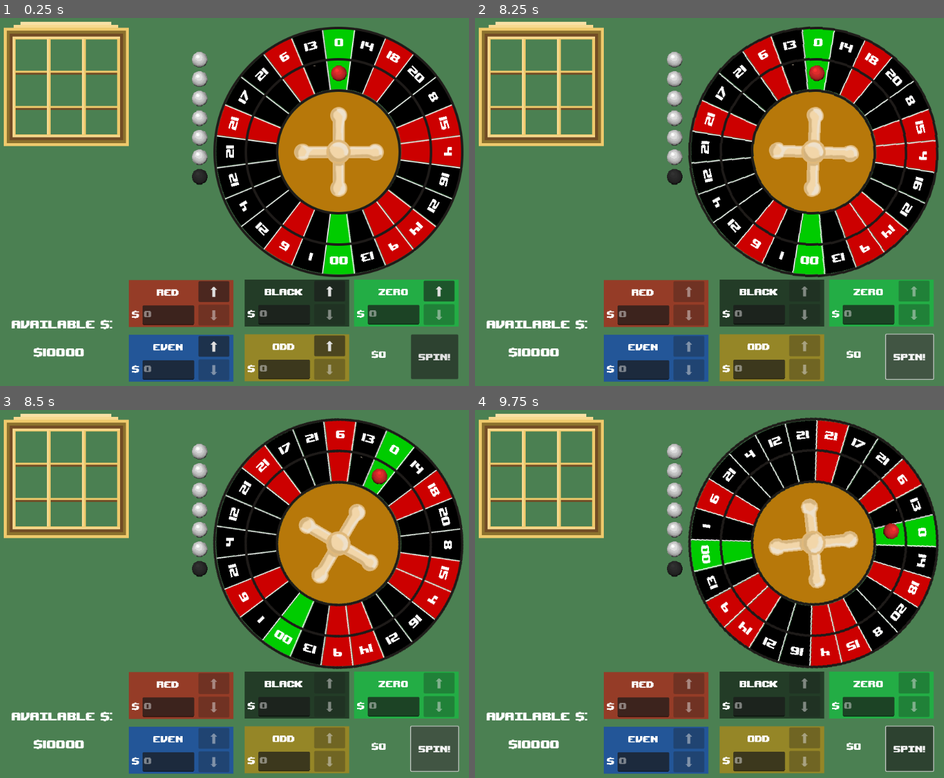
Above: before the commit, frames 1-4 (two rows, left to right).
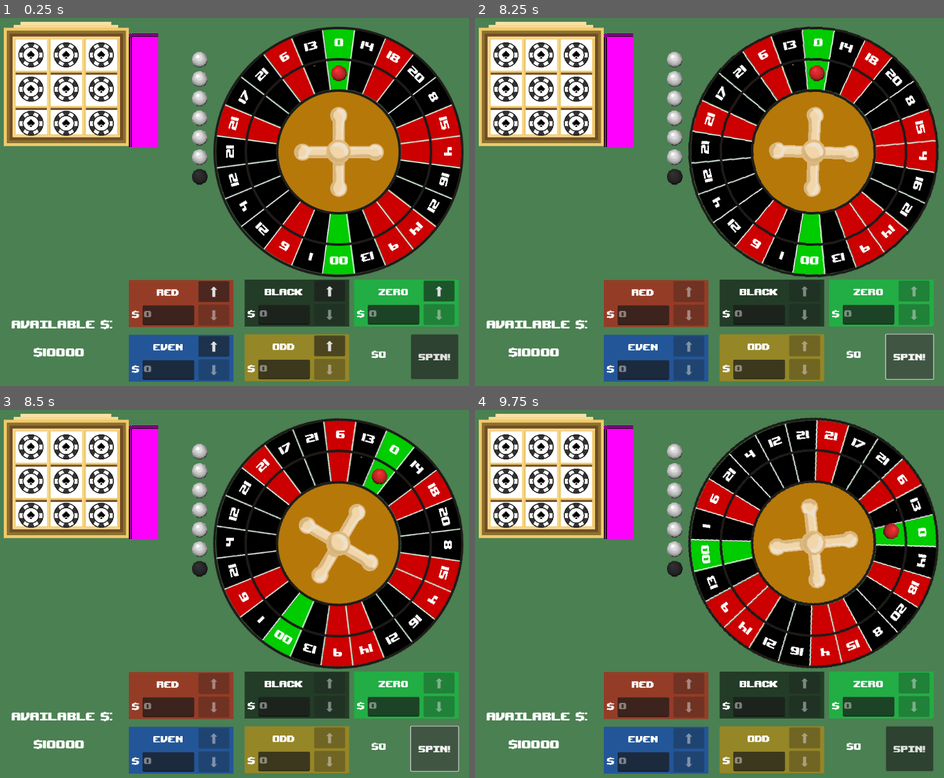
Above: after the commit, the same moments.

Repository: RossRKK/gmtk-game-jam-2025
Game: Godot game, scene res://scenes/roulette_scene.tscn
Two runs of this game, one before a commit and one after it. Both use one fixed random seed, a clock stepped at 60 frames per second and the inputs below.
Inputs (mouse positions are in pixels of both pictures, inside the frame that each line leads up to):
- Up to frame 1 (0.25 s): no input
- Up to frame 2 (8.25 s): click (507, 54) at 0.52 s; click (507, 87) at 1.27 s; click (507, 124) at 2.02 s; click (540, 54) at 2.77 s; click (540, 87) at 3.52 s; click (540, 124) at 4.27 s; click (578, 54) at 5.02 s; click (578, 87) at 5.77 s; click (578, 124) at 6.52 s; click (620, 91) at 7.27 s; click "Spin!" at 8 s
- Up to frame 3 (8.5 s): no input
- Up to frame 4 (9.75 s): click "Spin!" at 8.75 s; click (620, 483) at 9.52 s

The runs differ from the first frame. In frame 1, 6.8% of the frame differs, in the area x 3-34%, y 4-36%; in frame 2, 6.8%; in frame 3, 6.8%; in frame 4, 6.9%, in the area x 3-98%, y 4-99%.

Commit message:
Added a bunch of UI imrpovements

Diff:
--- a/scenes/roulette_scene.tscn
+++ b/scenes/roulette_scene.tscn
@@ -37,7 +37,10 @@
 scale = Vector2(0.8, 0.8)
 
 [node name="SlotMachine" parent="." instance=ExtResource("4_wwc13")]
-position = Vector2(164, 150)
+offset_left = 164.0
+offset_top = 150.0
+offset_right = 164.0
+offset_bottom = 150.0
 scale = Vector2(2, 2)
 
 [node name="MoneyLabel" type="RichTextLabel" parent="."]
--- a/scenes/segment.tscn
+++ b/scenes/segment.tscn
@@ -3,8 +3,7 @@
 [ext_resource type="Texture2D" uid="uid://di5hd8wapd7et" path="res://assets/png/segment.png" id="1_ekkcu"]
 [ext_resource type="Theme" uid="uid://774qwrnpcvo5" path="res://scenes/text_theme.tres" id="2_nac3j"]
 
-[node name="SegmentScene" type="StaticBody2D"]
-input_pickable = true
+[node name="SegmentScene" type="Area2D"]
 
 [node name="SegmentSprite" type="Sprite2D" parent="."]
 modulate = Color(1, 0, 0, 1)
--- a/scenes/slot_machine.tscn
+++ b/scenes/slot_machine.tscn
@@ -1,8 +1,68 @@
-[gd_scene load_steps=2 format=3 uid="uid://ygriw6svhfvb"]
+[gd_scene load_steps=4 format=3 uid="uid://ygriw6svhfvb"]
 
 [ext_resource type="Texture2D" uid="uid://qc4paeh73wm5" path="res://assets/png/slot.png" id="1_xixe3"]
+[ext_resource type="Script" uid="uid://b7v1503uwjkpd" path="res://slot_machine_column.gd" id="1_xjw1r"]
 
-[node name="SlotMachine" type="Node2D"]
+[sub_resource type="PlaceholderTexture2D" id="PlaceholderTexture2D_xixe3"]
+size = Vector2(30, 116)
+
+[node name="SlotMachine" type="Control"]
+layout_mode = 3
+anchors_preset = 0
+mouse_filter = 1
+
+[node name="Backdrop" type="ColorRect" parent="."]
+layout_mode = 2
+offset_left = -58.0
+offset_top = -53.0
+offset_right = 60.0
+offset_bottom = 58.0
 
 [node name="SlotMachineSprite" type="Sprite2D" parent="."]
 texture = ExtResource("1_xixe3")
+
+[node name="LeftSlotMachineColumn" type="Control" parent="."]
+physics_interpolation_mode = 0
+layout_mode = 2
+anchors_preset = 0
+offset_left = -49.0
+offset_top = -8.0
+offset_right = -49.0
+offset_bottom = -8.0
+mouse_filter = 1
+mouse_default_cursor_shape = 2
+script = ExtResource("1_xjw1r")
+metadata/_custom_type_script = "uid://b7v1503uwjkpd"
+
+[node name="MiddleSlotMachineColumn" type="Control" parent="."]
+physics_interpolation_mode = 0
+layout_mode = 2
+anchors_preset = 0
+offset_left = -13.0
+offset_top = -8.0
+offset_right = -13.0
+offset_bottom = -8.0
+mouse_filter = 1
+script = ExtResource("1_xjw1r")
+metadata/_custom_type_script = "uid://b7v1503uwjkpd"
+
+[node name="RightSlotMachineColumn" type="Control" parent="."]
+physics_interpolation_mode = 0
+layout_mode = 2
+anchors_preset = 0
+offset_left = 23.0
+offset_top = -8.0
+offset_right = 23.0
+offset_bottom = -8.0
+mouse_filter = 1
+script = ExtResource("1_xjw1r")
+metadata/_custom_type_script = "uid://b7v1503uwjkpd"
+
+[node name="Arm" type="TextureButton" parent="."]
+layout_mode = 2
+offset_left = 64.0
+offset_top = -52.0
+offset_right = 95.0
+offset_bottom = 68.0
+mouse_default_cursor_shape = 2
+texture_normal = SubResource("PlaceholderTexture2D_xixe3")
--- /dev/null
+++ b/scripts/power_up.gd
@@ -0,0 +1,30 @@
+class_name PowerUp
+extends TextureButton
+
+static func random_power_up() -> PowerUp:
+	var power_up := PowerUp.new()
+
+	power_up.scale.x = 0.2
+	power_up.scale.y = 0.2
+
+	power_up.texture_normal = preload("res://assets/png/chip-black.png")
+	power_up.texture_hover = preload("res://assets/png/chip-red.png")
+
+	return power_up
+
+func _init() -> void:
+	mouse_default_cursor_shape = Control.CURSOR_POINTING_HAND
+
+func _ready() -> void:
+	pressed.connect(_on_pressed)
+
+# the user has clicked this power up and is activating it
+func activate() -> void:
+	pass
+
+
+func _on_pressed() -> void:
+	print("Click")
+	# TODO tell the slot machine to remove us
+	disabled = true # disbale the button to prevent a double activate
+	activate()
--- a/scripts/roulette_wheel/segment.gd
+++ b/scripts/roulette_wheel/segment.gd
@@ -6,6 +6,7 @@
 	Black,
 	Zero,
 }
+
 
 static func get_colour_for_roulette_colour(seg_colour: RouletteColour, highlight: bool) -> Color:
 	var highlight_boost = 0.2 if highlight else 0.
@@ -65,13 +66,19 @@
 func mouse_entered() -> void:
 	is_highlighted = true
 
+
+
 func mouse_exited() -> void:
 	is_highlighted = false
+
+
 
 # Called when the node enters the scene tree for the first time.
 func _ready() -> void:
 	var scene = load("res://scenes/segment.tscn").instantiate()
 	add_child(scene)
+
+	scene.input_pickable = true
 
 	scene.mouse_entered.connect(mouse_entered)
 	scene.mouse_exited.connect(mouse_exited)
@@ -81,6 +88,11 @@
 
 	sprite.modulate = get_colour_for_roulette_colour(colour, is_highlighted)
 	number_text.text = get_label()
+
+func _process(delta: float) -> void:
+	if is_highlighted:
+		DisplayServer.cursor_set_shape(DisplayServer.CURSOR_POINTING_HAND)
+
 
 func format_name() -> String:
 	return "%s %d" % [RouletteColour.keys()[colour], number]
--- /dev/null
+++ b/slot_machine_column.gd
@@ -0,0 +1,21 @@
+class_name SlotMachineColumn
+extends Control
+
+const COLUMN_HEIGHT := 3;
+const VERTICAL_SPACING := 35.;
+
+func set_positions():
+	for i in get_child_count():
+		var power_up = get_child(i) as PowerUp
+		power_up.position.y = (i - 1) * VERTICAL_SPACING
+		power_up.position.x = 0.
+
+
+# Called when the node enters the scene tree for the first time.
+func _ready() -> void:
+	for i in range(COLUMN_HEIGHT):
+		var power_up = PowerUp.random_power_up()
+		#power_up.disabled = true
+		add_child(power_up)
+
+	set_positions()
Not shown, added: scripts/power_up.gd.uid
Not shown, added: slot_machine_column.gd.uid
